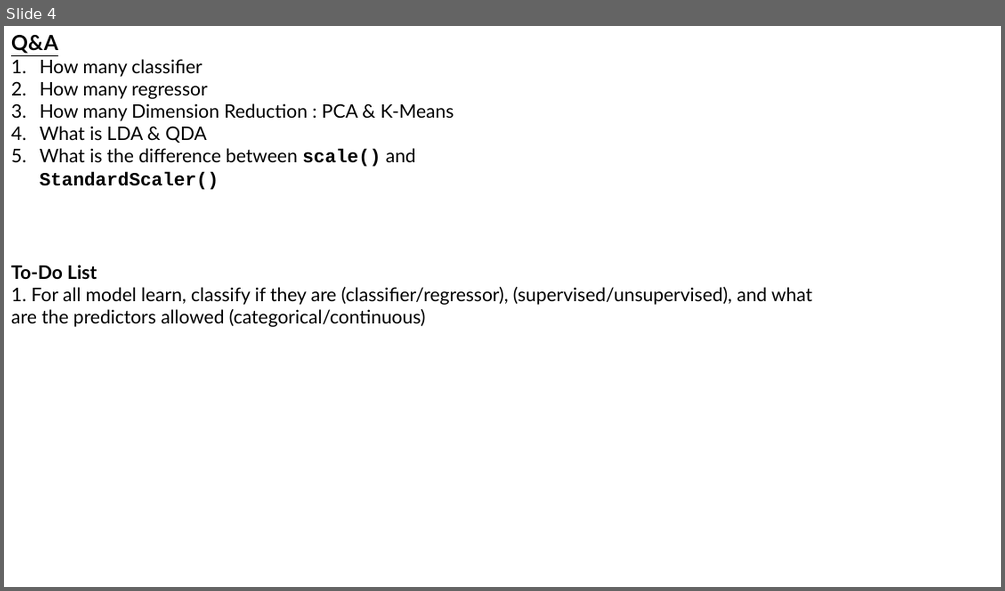
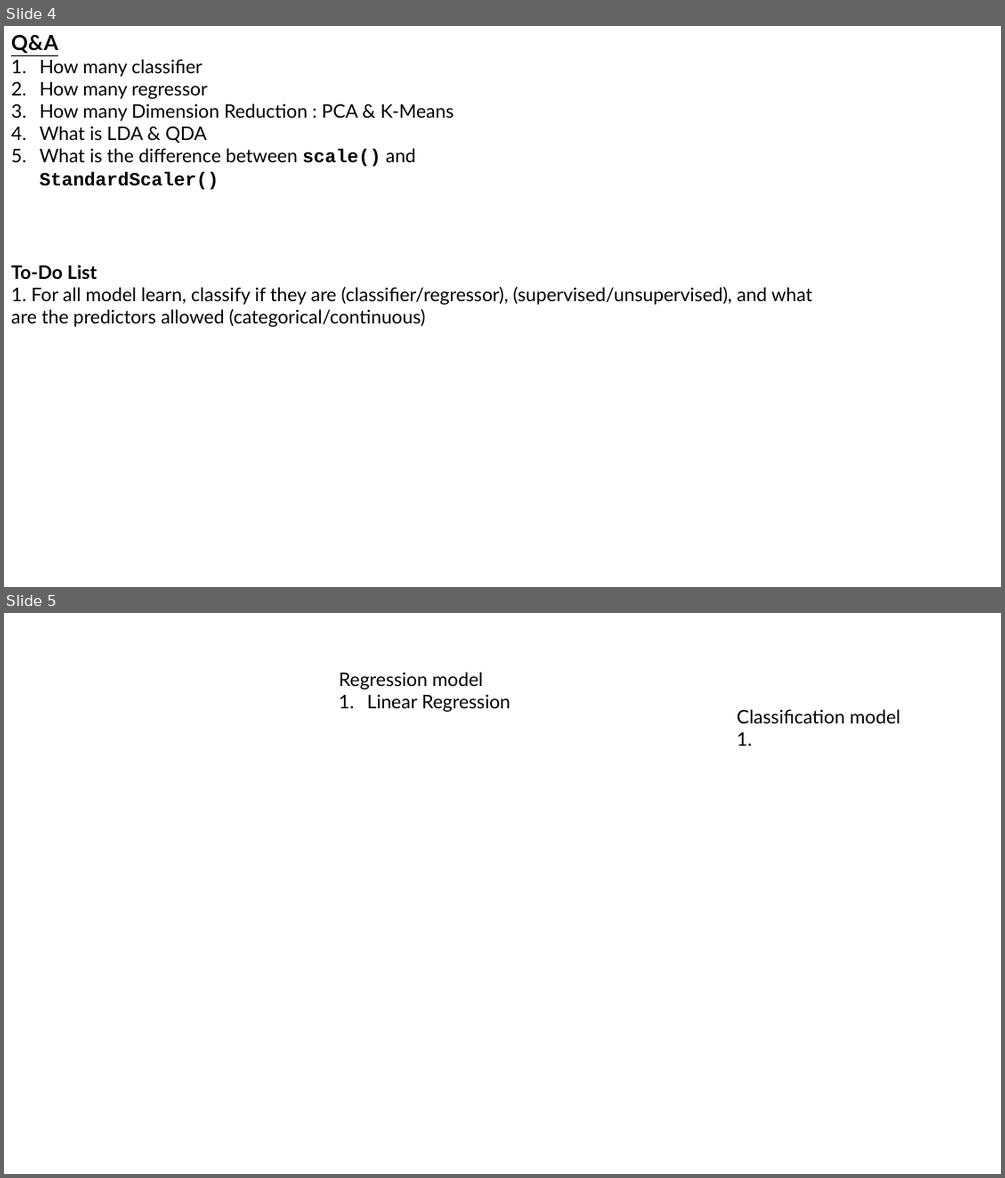
Before and after one commit to Hazim-HF/Machine-Learning, a slide deck: Machine Learning.pptx. Shown one above the other, each under a label of ours: slide 4 before the commit, slides 4 and 5 after it. The pictures are 1005x591 and 1005x1178 pixels, drawn with LibreOffice and Linux fonts; fonts in the diff are those of the drawing. Boxes give left, top, right and bottom in pixels: in the first picture for what was removed or moved away, otherwise in the second. Text is boxed around its words. In the diff, an @@ line names an element or a change of style, - is before the commit and + after.

Commit message:
update

```diff
--- a/Machine Learning.pptx
+++ b/Machine Learning.pptx
@@ slide 5 added at <box>4,613,1001,1174</box>, background #FFFFFF @@
@@ text added at <box>339,672,510,712</box>, 18 pt, text #000000 @@
+Regression model
+1. Linear Regression
@@ text added at <box>736,709,900,746</box>, 18 pt, text #000000 @@
+Classification model
+1.
```
